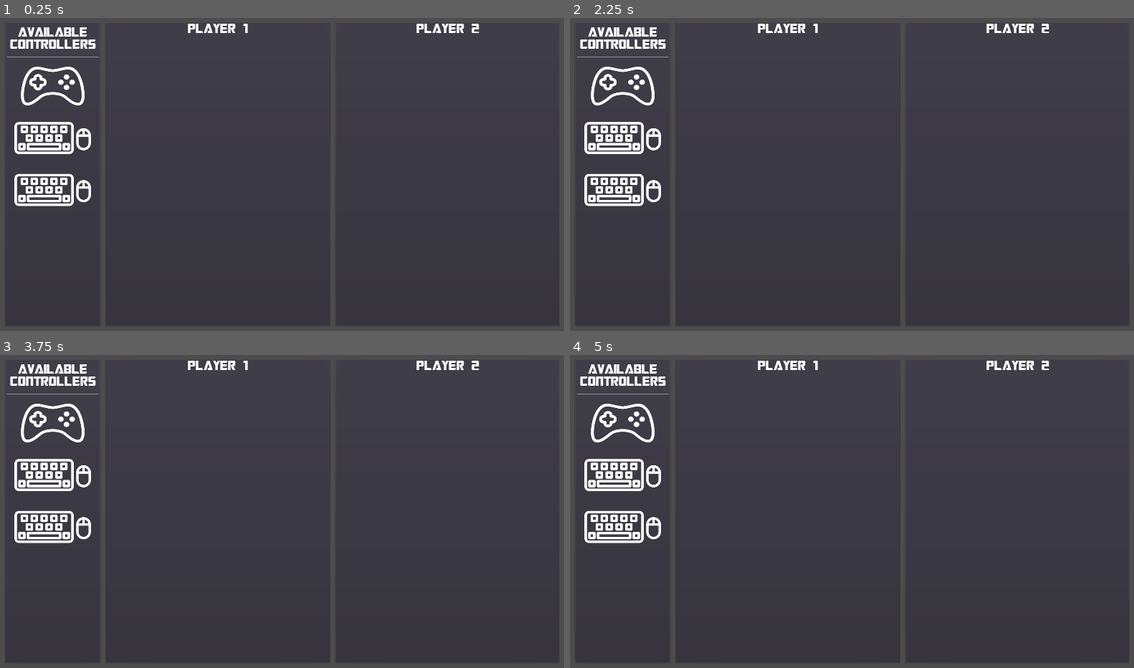
Above: before the commit, frames 1-4 (two rows, left to right).
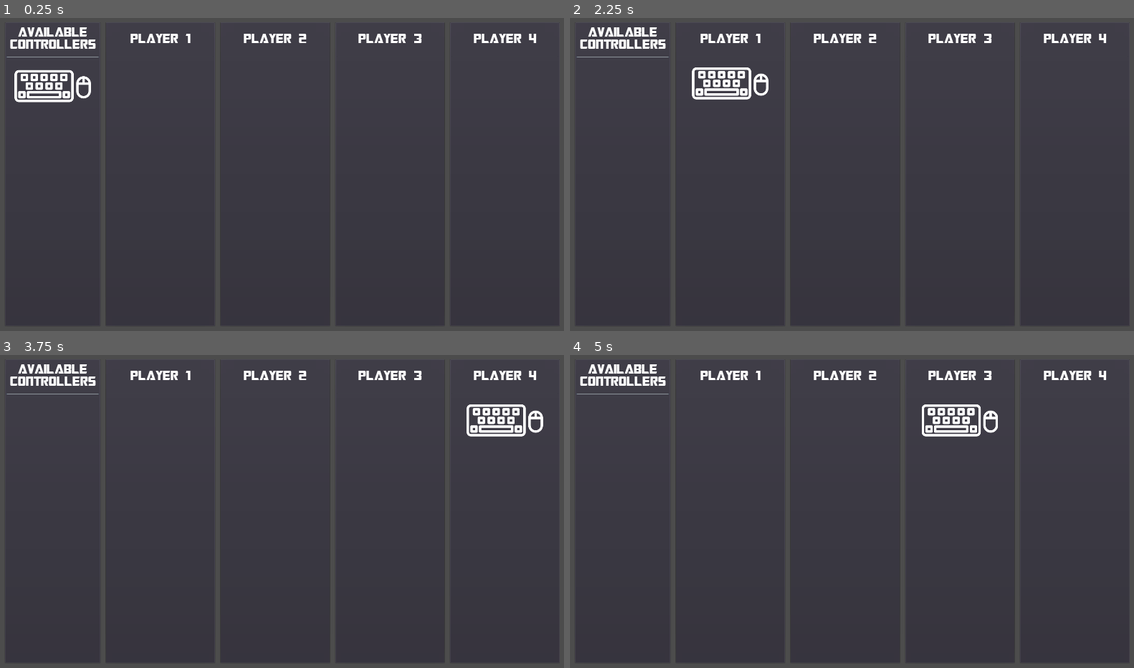
Above: after the commit, the same moments.

Repository: Reituag/DiscoBowl
Game: Godot game, scene res://Sources/UI/CharacterSelection/CharSelect_Menu.tscn
The game is run twice, just before and just after one commit, with the same random seed, the same clock (stepped at 60 frames per second) and the same inputs. This scene is started directly instead of the project's main scene.
Inputs (mouse positions are in pixels of both pictures, inside the frame that each line leads up to):
- Up to frame 1 (0.25 s): no input
- Up to frame 2 (2.25 s): tap Enter at 0.5, 2 s; move the mouse to (976, 158) at 0.52 s; hold Right (ui_right) 0.53-1.28 s; tap Z at 0.6, 2.1 s; click (976, 158) at 0.67 s; tap Space at 0.77, 1.25, 1.52 s; move the mouse to (739, 190) at 1.27 s; hold Down 1.28-2.03 s; tap Q at 1.35 s; move the mouse to (908, 102) at 2.02 s; hold Right (ui_right) from 2.03 s (still down)
- Up to frame 3 (3.75 s): tap Space at 2.75, 3.02 s; move the mouse to (253, 574) at 2.77 s; release Right (ui_right) at 2.78 s; hold Up 2.78-3.53 s; tap Q at 2.85 s; click (253, 574) at 2.92 s; tap Enter at 3.5 s; move the mouse to (456, 558) at 3.52 s; hold Left (ui_left) from 3.53 s (still down); tap Z at 3.6 s
- Up to frame 4 (5 s): keep holding Left (ui_left); tap Space at 3.77, 4.25, 4.52 s; move the mouse to (682, 461) at 4.27 s; tap Q at 4.35 s

The runs differ from the first frame. In frame 1, 3.8% of the frame differs, in the area x 2-96%, y 1-61%; in frame 2, 4.1%; in frame 3, 4.1%, in the area x 2-97%, y 1-61%; in frame 4, 4.1%.

Commit message:
Player selection movement ok
Movement behaviour working!

Addition of an empty image on ControllerIndicator in order to have an empty behaviour, but keeping the minimum size.
Deletion of CtrlerList scene, used only once --> included in parent scene
Auto update of ControllerIndicator when changing properties

Auto population of  menu, given a number of player (4 by default)

Diff:
--- a/Project/Sources/UI/CharacterSelection/CharSelect_Menu.gd
+++ b/Project/Sources/UI/CharacterSelection/CharSelect_Menu.gd
@@ -1,26 +1,105 @@
 extends MarginContainer
 
+# Scenes Import
+var char_selec = preload("res://Sources/UI/CharacterSelection/CharacterSelector.tscn")
+var ctrl_indic = preload("res://Sources/UI/CharacterSelection/ControllerIndicator.tscn")
 
-var ctrl_indic = preload("res://Sources/UI/CharacterSelection/ControllerIndicator.tscn")
-var ctrlers : Dictionary = {}
+# VBox of the controller list
 onready var ctrler_list : VBoxContainer = $HBoxContainer/Controllers/VBoxContainer/List
+
+# Matrix of controller indicators
+# Lines are indexed with keyboard and joypad, colums with player.
+# Column 0 beeing reserved for the controller list
+# example of value
+# { 'k0' : [Obj123, Obj134, Obj145],
+#   'j0' : [Obj223, Obj234, Obj245] }
+var ui_matrix = {}
+# Memorization of the coordonates of each controller
+# example of value
+# { 'k0' : 0,
+#   'j0' : 1,
+#   'j1' : 2,
+#   'j2' : 0 }
+var ctrlers_coord = {}
+
+export var nb_players = 4
 
 # Called when the node enters the scene tree for the first time.
 func _ready():
-	var keyboard_ctrler = ctrl_indic.instance()
-	keyboard_ctrler.is_keyboard = true
-	ctrlers['keyboards'] = {0:keyboard_ctrler}
-	add_ctrler_indicator(keyboard_ctrler)
+	# Matrix of controller indicators creation
+	var nb_kboards = 1
+	var nb_ctrlers = Input.get_connected_joypads().size()
 
-	for joy in Input.get_connected_joypads():
-		var joypad_ctrler = ctrl_indic.instance()
-		joypad_ctrler.is_keyboard = false
-		ctrlers['joypads'] = {joy:joypad_ctrler}
-		add_ctrler_indicator(joypad_ctrler)
+	var players_list = []
+	for i in nb_players:
+		var charSelect = char_selec.instance()
+		charSelect.character_name = "Player {n}".format({'n':i+1})
+		$HBoxContainer.add_child(charSelect)
+		players_list.append(charSelect)
 
-func add_ctrler_indicator(elt):
-	ctrler_list.add_child(elt)
+	for i in range(nb_kboards):
+		# First column : controller list
+		# Index creation
+		var index = 'k{n}'.format({'n':i})
+		create_ctrl_indic(index, true, false, ctrler_list)
+		# Addition in the coordinates memorization
+		ctrlers_coord[index] = 0
+
+		# Other columns, number of player dependant
+		for j in nb_players:
+			create_ctrl_indic(index, true, true, players_list[j].get_list())
+
+
+	for i in range(nb_ctrlers):
+		# First column : controller list
+		# Index creation
+		var index = 'j{n}'.format(i)
+		create_ctrl_indic(index, false, false, ctrler_list)
+		# Addition in the coordinates memorization
+		ctrlers_coord[index] = 0
+
+		# Other columns, number of player dependant
+		for j in nb_players:
+			create_ctrl_indic(index, false, true, players_list[j].get_list())
+
+# Function allowing to create a controller indicator, configurate it and add it
+# as a child of a given node.
+# Used to instanciate every controller indicator at creating this menu.
+func create_ctrl_indic(index, is_keyboard, is_empty, parentNode : VBoxContainer):
+	# controller indicator instanciation
+	var indic = ctrl_indic.instance()
+	# Configuration : joypad and visible
+	indic.is_keyboard = is_keyboard
+	indic.is_empty = is_empty
+	# Addition of the display matrix
+	if ui_matrix.has(index):
+		ui_matrix[index].append(indic)
+	else:
+		ui_matrix[index] = [indic]
+	parentNode.add_child(indic)
+
 
 func _input(event):
 	if event.is_action_pressed("ui_right"):
-		print(event.device)
+		var index = get_device_index(event)
+		move_controller(index, +1)
+	elif event.is_action_pressed("ui_left"):
+		var index = get_device_index(event)
+		move_controller(index, -1)
+
+func get_device_index(event):
+	if event is InputEventKey:
+		return 'k{0}'.format([event.device])
+	elif event is InputEventJoypadButton or event is InputEventJoypadMotion:
+		return 'j{0}'.format([event.device])
+	else:
+		return ''
+
+func move_controller(index, mvt):
+	# Hide previous position
+	var coord = ctrlers_coord[index]
+	ui_matrix[index][coord].is_empty = true
+	# Show new position & memorize
+	coord = (coord+mvt)%(nb_players+1)
+	ctrlers_coord[index] = coord
+	ui_matrix[index][coord].is_empty = false
--- a/Project/Sources/UI/CharacterSelection/CharSelect_Menu.tscn
+++ b/Project/Sources/UI/CharacterSelection/CharSelect_Menu.tscn
@@ -1,8 +1,11 @@
 [gd_scene load_steps=4 format=2]
 
-[ext_resource path="res://Sources/UI/CharacterSelection/CtrlerList.tscn" type="PackedScene" id=1]
-[ext_resource path="res://Sources/UI/CharacterSelection/CharacterSelector.tscn" type="PackedScene" id=2]
+[ext_resource path="res://Art/Fonts/Transformers Movie.ttf" type="DynamicFontData" id=1]
 [ext_resource path="res://Sources/UI/CharacterSelection/CharSelect_Menu.gd" type="Script" id=3]
+
+[sub_resource type="DynamicFont" id=1]
+size = 48
+font_data = ExtResource( 1 )
 
 [node name="CharSelect_Menu" type="MarginContainer"]
 anchor_right = 1.0
@@ -26,18 +29,51 @@
 "_edit_use_anchors_": false
 }
 
-[node name="Controllers" parent="HBoxContainer" instance=ExtResource( 1 )]
+[node name="Controllers" type="PanelContainer" parent="HBoxContainer"]
 margin_right = 313.0
 margin_bottom = 1020.0
 
-[node name="Player1" parent="HBoxContainer" instance=ExtResource( 2 )]
-margin_left = 328.0
-margin_right = 1086.0
-margin_bottom = 1020.0
-character_name = "Player 1"
+[node name="VBoxContainer" type="VBoxContainer" parent="HBoxContainer/Controllers"]
+margin_left = 7.0
+margin_top = 7.0
+margin_right = 306.0
+margin_bottom = 1013.0
+custom_constants/separation = 10
 
-[node name="Player2" parent="HBoxContainer" instance=ExtResource( 2 )]
-margin_left = 1101.0
-margin_right = 1860.0
-margin_bottom = 1020.0
-character_name = "Player 2"
+[node name="MarginContainer" type="MarginContainer" parent="HBoxContainer/Controllers/VBoxContainer"]
+margin_right = 299.0
+margin_bottom = 95.0
+custom_constants/margin_right = 10
+custom_constants/margin_top = 10
+custom_constants/margin_left = 10
+custom_constants/margin_bottom = 10
+
+[node name="Label" type="Label" parent="HBoxContainer/Controllers/VBoxContainer/MarginContainer"]
+margin_left = 10.0
+margin_top = 10.0
+margin_right = 289.0
+margin_bottom = 85.0
+grow_horizontal = 2
+grow_vertical = 2
+size_flags_horizontal = 3
+size_flags_vertical = 1
+custom_fonts/font = SubResource( 1 )
+text = "Available
+Controllers"
+align = 1
+valign = 1
+uppercase = true
+__meta__ = {
+"_edit_use_anchors_": false
+}
+
+[node name="HSeparator" type="HSeparator" parent="HBoxContainer/Controllers/VBoxContainer"]
+margin_top = 105.0
+margin_right = 299.0
+margin_bottom = 109.0
+
+[node name="List" type="VBoxContainer" parent="HBoxContainer/Controllers/VBoxContainer"]
+margin_top = 119.0
+margin_right = 299.0
+margin_bottom = 119.0
+alignment = 1
--- a/Project/Sources/UI/CharacterSelection/CharacterSelector.gd
+++ b/Project/Sources/UI/CharacterSelection/CharacterSelector.gd
@@ -1,18 +1,18 @@
 extends PanelContainer
 
-export var character_name = 'PlayerX'
-onready var _name = $VBoxContainer2/Label
-
-# Declare member variables here. Examples:
-# var a = 2
-# var b = "text"
+export var character_name = 'PlayerX' setget set_name
+onready var _name = $VBoxContainer/MarginContainer/Label
+onready var list = $VBoxContainer/CtrlerList
 
 
 # Called when the node enters the scene tree for the first time.
 func _ready():
 	_name.text = character_name
 
+func get_list():
+	return list
 
-# Called every frame. 'delta' is the elapsed time since the previous frame.
-#func _process(delta):
-#	pass
+func set_name(mikky):
+	character_name = mikky
+	if _name is Node:
+		_name.text = character_name
--- a/Project/Sources/UI/CharacterSelection/CharacterSelector.tscn
+++ b/Project/Sources/UI/CharacterSelection/CharacterSelector.tscn
@@ -16,23 +16,33 @@
 __meta__ = {
 "_edit_use_anchors_": false
 }
+character_name = "Pablo"
 
-[node name="VBoxContainer2" type="VBoxContainer" parent="."]
+[node name="VBoxContainer" type="VBoxContainer" parent="."]
 margin_left = 7.0
 margin_top = 7.0
 margin_right = 293.0
 margin_bottom = 193.0
 
-[node name="Label" type="Label" parent="VBoxContainer2"]
+[node name="MarginContainer" type="MarginContainer" parent="VBoxContainer"]
 margin_right = 286.0
-margin_bottom = 75.0
+margin_bottom = 100.0
+custom_constants/margin_right = 10
+custom_constants/margin_top = 32
+custom_constants/margin_left = 10
+custom_constants/margin_bottom = 32
+
+[node name="Label" type="Label" parent="VBoxContainer/MarginContainer"]
+margin_left = 10.0
+margin_top = 32.0
+margin_right = 276.0
+margin_bottom = 68.0
 grow_horizontal = 2
 grow_vertical = 2
 size_flags_horizontal = 3
 size_flags_vertical = 1
 custom_fonts/font = SubResource( 1 )
-text = "Player
-Name"
+text = "Player X"
 align = 1
 valign = 1
 uppercase = true
@@ -40,8 +50,13 @@
 "_edit_use_anchors_": false
 }
 
-[node name="VBoxContainer" type="VBoxContainer" parent="VBoxContainer2"]
-margin_top = 79.0
+[node name="HSeparator" type="HSeparator" parent="VBoxContainer"]
+margin_top = 104.0
 margin_right = 286.0
-margin_bottom = 79.0
+margin_bottom = 108.0
+
+[node name="CtrlerList" type="VBoxContainer" parent="VBoxContainer"]
+margin_top = 112.0
+margin_right = 286.0
+margin_bottom = 112.0
 alignment = 1
--- a/Project/Sources/UI/CharacterSelection/ControllerIndicator.gd
+++ b/Project/Sources/UI/CharacterSelection/ControllerIndicator.gd
@@ -1,6 +1,7 @@
 extends CenterContainer
 
-export var is_keyboard = false;
+export var is_keyboard = false setget set_keyboard
+export var is_empty = false setget set_empty
 
 # Declare member variables here. Examples:
 # var a = 2
@@ -9,10 +10,16 @@
 
 # Called when the node enters the scene tree for the first time.
 func _ready():
-	$Keyboard.visible = is_keyboard
-	$Gamepad.visible = not is_keyboard
+	draw()
 
+func draw():
+	$Keyboard.visible = is_keyboard and not is_empty
+	$Gamepad.visible = not is_keyboard and not is_empty
 
-# Called every frame. 'delta' is the elapsed time since the previous frame.
-#func _process(delta):
-#	pass
+func set_keyboard(status):
+	is_keyboard = status
+	draw()
+
+func set_empty(status):
+	is_empty = status
+	draw()
--- a/Project/Sources/UI/CharacterSelection/ControllerIndicator.tscn
+++ b/Project/Sources/UI/CharacterSelection/ControllerIndicator.tscn
@@ -1,8 +1,9 @@
-[gd_scene load_steps=4 format=2]
+[gd_scene load_steps=5 format=2]
 
 [ext_resource path="res://Art/Icons/console.svg" type="Texture" id=1]
 [ext_resource path="res://Art/Icons/keyboard.svg" type="Texture" id=2]
 [ext_resource path="res://Sources/UI/CharacterSelection/ControllerIndicator.gd" type="Script" id=3]
+[ext_resource path="res://Art/Icons/empty.png" type="Texture" id=4]
 
 [node name="ControllerIndicator" type="CenterContainer"]
 margin_right = 256.0
@@ -11,6 +12,17 @@
 size_flags_horizontal = 3
 size_flags_vertical = 0
 script = ExtResource( 3 )
+__meta__ = {
+"_edit_use_anchors_": false
+}
+
+[node name="Background" type="TextureRect" parent="."]
+margin_right = 256.0
+margin_bottom = 170.0
+size_flags_horizontal = 0
+size_flags_vertical = 0
+texture = ExtResource( 4 )
+stretch_mode = 6
 __meta__ = {
 "_edit_use_anchors_": false
 }
--- a/Project/Sources/UI/CharacterSelection/CtrlerList.tscn
+++ /dev/null
@@ -1,72 +0,0 @@
-[gd_scene load_steps=4 format=2]
-
-[ext_resource path="res://Art/Fonts/Transformers Movie.ttf" type="DynamicFontData" id=1]
-[ext_resource path="res://Sources/UI/CharacterSelection/ControllerIndicator.tscn" type="PackedScene" id=2]
-
-[sub_resource type="DynamicFont" id=1]
-size = 48
-font_data = ExtResource( 1 )
-
-[node name="ControllerList" type="PanelContainer"]
-margin_right = 293.0
-margin_bottom = 667.0
-size_flags_vertical = 3
-__meta__ = {
-"_edit_use_anchors_": false
-}
-
-[node name="VBoxContainer" type="VBoxContainer" parent="."]
-margin_left = 7.0
-margin_top = 7.0
-margin_right = 306.0
-margin_bottom = 660.0
-custom_constants/separation = 10
-
-[node name="MarginContainer" type="MarginContainer" parent="VBoxContainer"]
-margin_right = 299.0
-margin_bottom = 95.0
-custom_constants/margin_right = 10
-custom_constants/margin_top = 10
-custom_constants/margin_left = 10
-custom_constants/margin_bottom = 10
-
-[node name="Label" type="Label" parent="VBoxContainer/MarginContainer"]
-margin_left = 10.0
-margin_top = 10.0
-margin_right = 289.0
-margin_bottom = 85.0
-grow_horizontal = 2
-grow_vertical = 2
-size_flags_horizontal = 3
-size_flags_vertical = 1
-custom_fonts/font = SubResource( 1 )
-text = "Available
-Controllers"
-align = 1
-valign = 1
-uppercase = true
-__meta__ = {
-"_edit_use_anchors_": false
-}
-
-[node name="HSeparator" type="HSeparator" parent="VBoxContainer"]
-margin_top = 105.0
-margin_right = 299.0
-margin_bottom = 109.0
-
-[node name="List" type="VBoxContainer" parent="VBoxContainer"]
-margin_top = 119.0
-margin_right = 299.0
-margin_bottom = 463.0
-alignment = 1
-
-[node name="ControllerIndicator" parent="VBoxContainer/List" instance=ExtResource( 2 )]
-margin_right = 299.0
-rect_scale = Vector2( 1, 1 )
-
-[node name="ControllerIndicator2" parent="VBoxContainer/List" instance=ExtResource( 2 )]
-margin_top = 174.0
-margin_right = 299.0
-margin_bottom = 344.0
-rect_scale = Vector2( 1, 1 )
-is_keyboard = true
Binary file added: Project/Art/Icons/empty.png
Not shown, added: Project/Art/Icons/empty.png.import
